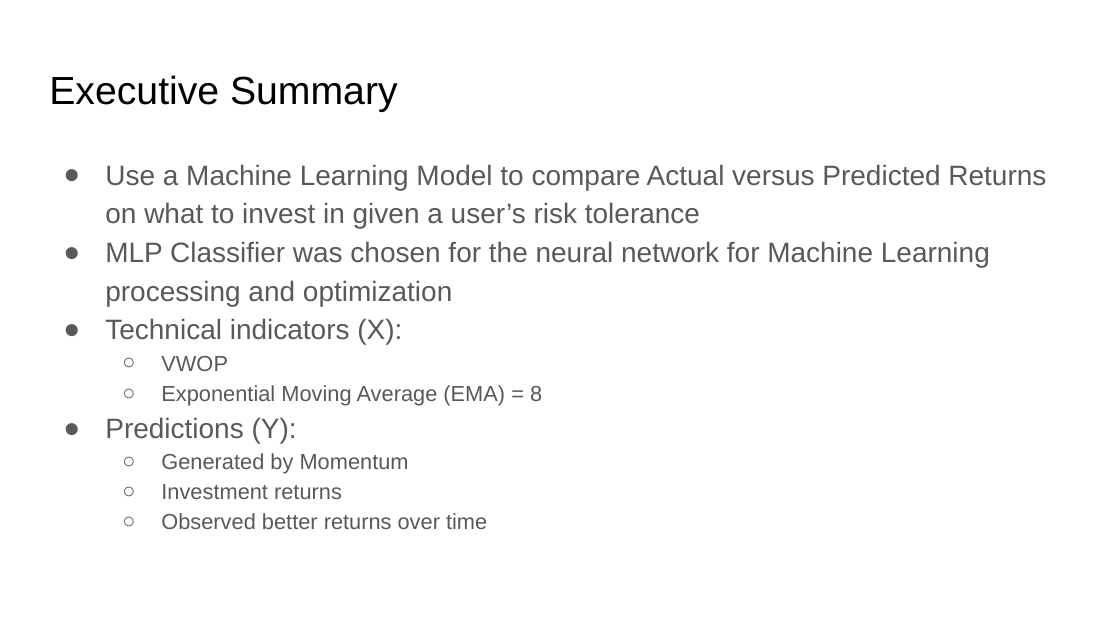
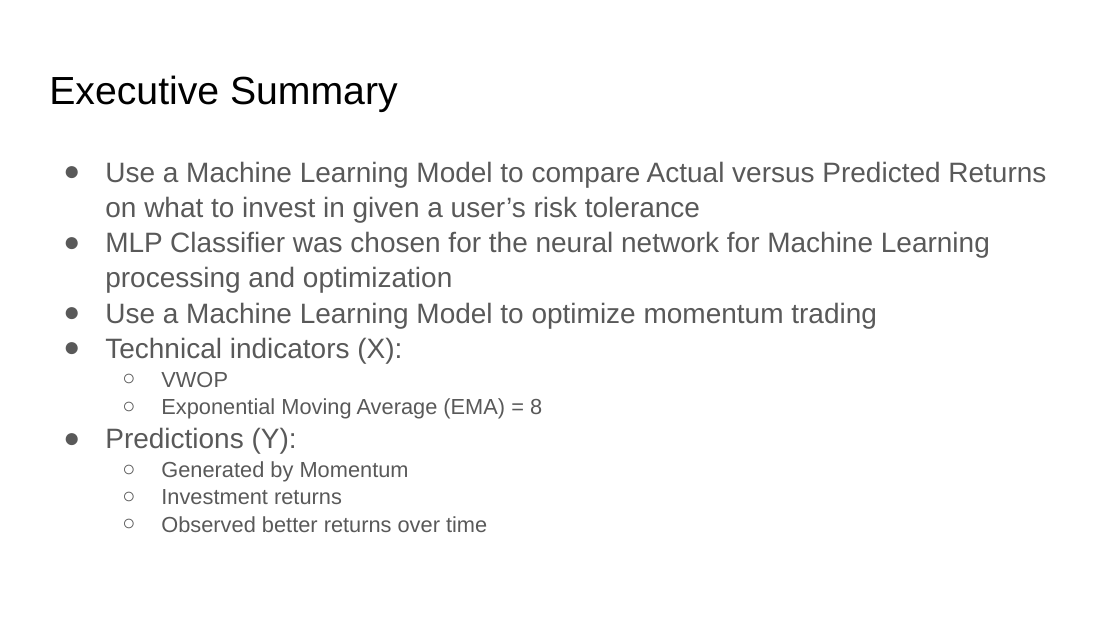
Before and after one commit to v-puppala/Neural-Network-based-Algotrader, a slide deck: slide 2 of Algotrading Bot Project.pptx (slide 3 before the commit). Drawn at 1120x630 pixels with LibreOffice and Linux fonts; fonts in the diff are those of the drawing. Boxes give left, top, right and bottom in pixels: in the first picture for what was removed or moved away, otherwise in the second. Text is boxed around its words. In the diff, an @@ line names an element or a change of style, - is before the commit and + after.

```diff
--- a/Algotrading Bot Project.pptx
+++ b/Algotrading Bot Project.pptx
@@ text at <box>105,161,1046,532</box>: line spacing 1.15 to 1.05 @@
@@ text at <box>105,302,877,328</box>: paragraph added @@
+● Use a Machine Learning Model to optimize momentum trading
```
Also in this commit, not shown: 1 other slide changed, 1 slide removed.
